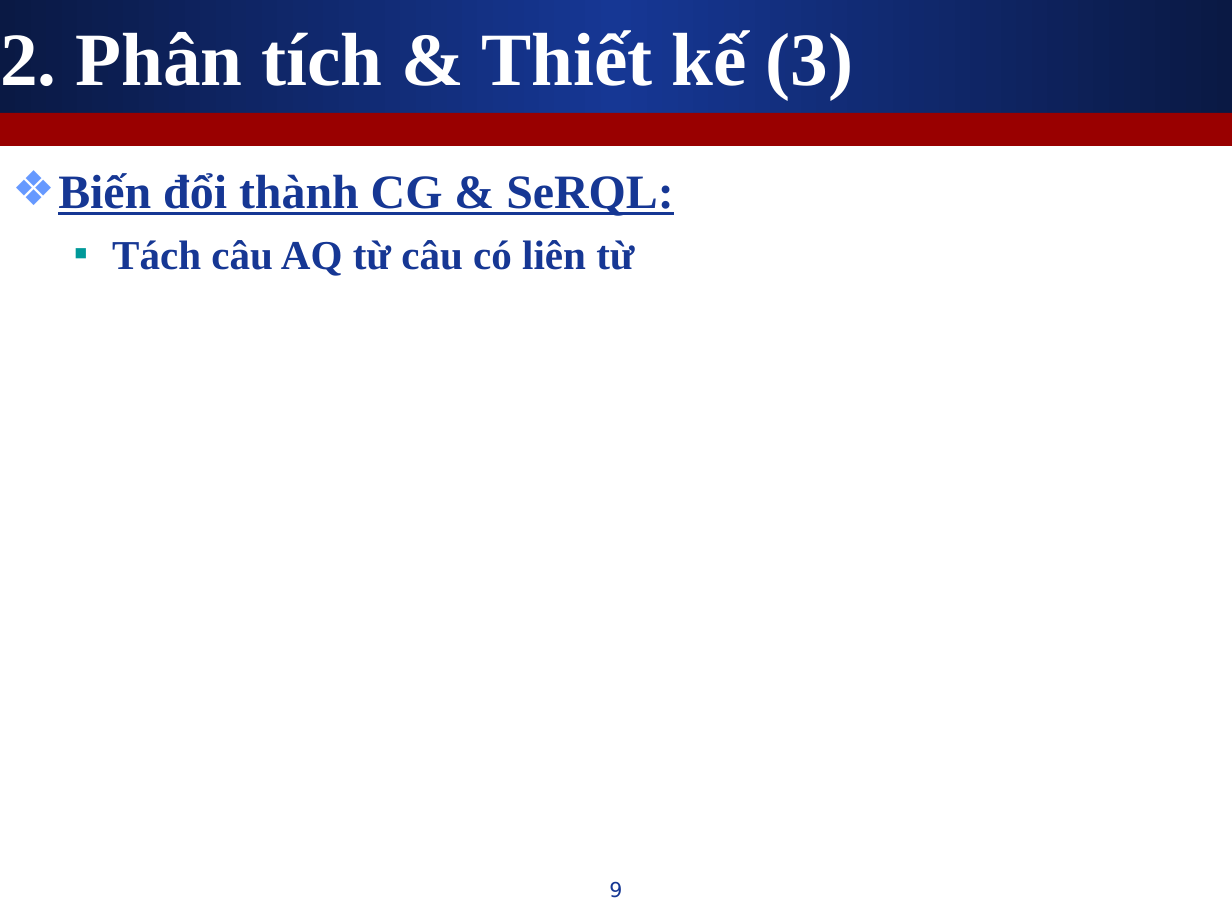
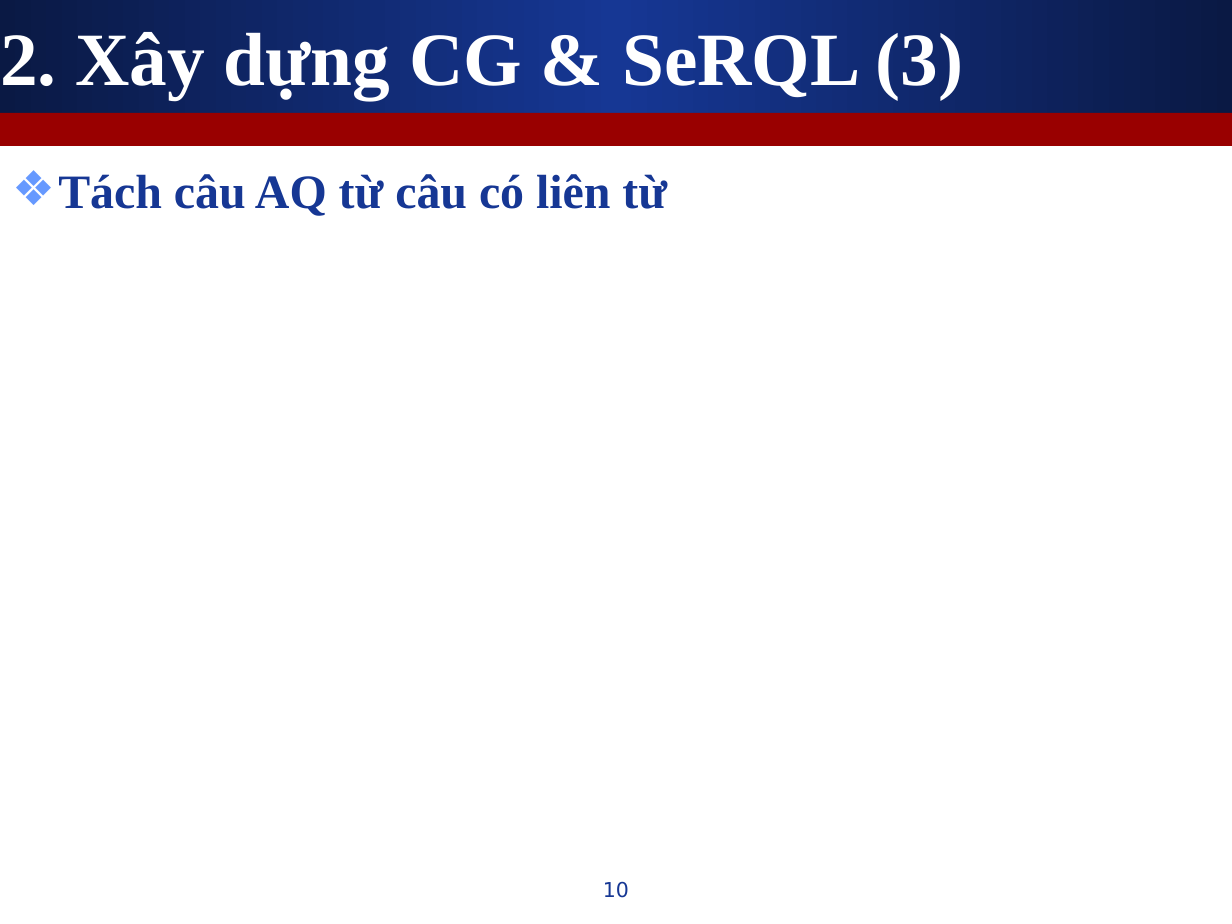
Before and after one commit to leaderwing/kt-kimres, a slide deck: slide 10 of note/[K][Thesis] Presentation.ppt (slide 9 before the commit). Drawn at 1232x924 pixels with LibreOffice and Linux fonts; fonts in the diff are those of the drawing. Boxes give left, top, right and bottom in pixels: in the first picture for what was removed or moved away, otherwise in the second. Text is boxed around its words. In the diff, an @@ line names an element or a change of style, - is before the commit and + after.

```diff
--- a/note/[K][Thesis] Presentation.ppt
+++ b/note/[K][Thesis] Presentation.ppt
@@ title at [0, 32, 963, 99]: text changed @@
-2. Phân tích & Thiết kế (3)
+2. Xây dựng CG & SeRQL (3)
@@ text "Tách câu AQ từ câu ..." at [58, 174, 667, 216]: size 24 to 28 pt; bullet ▪ to ❖; list level 2 to 1 in "Tách câu AQ từ câu ..."; bullet colour #009999 to #6699FF @@
@@ text at [58, 173, 673, 216]: paragraph removed @@
-❖ Biến đổi thành CG & SeRQL:
@@ page number at [603, 881, 629, 898]: text changed @@
-9
+10
```
Also in this commit, not shown: 13 other slides changed, 2 slides added, 2 slides removed.
